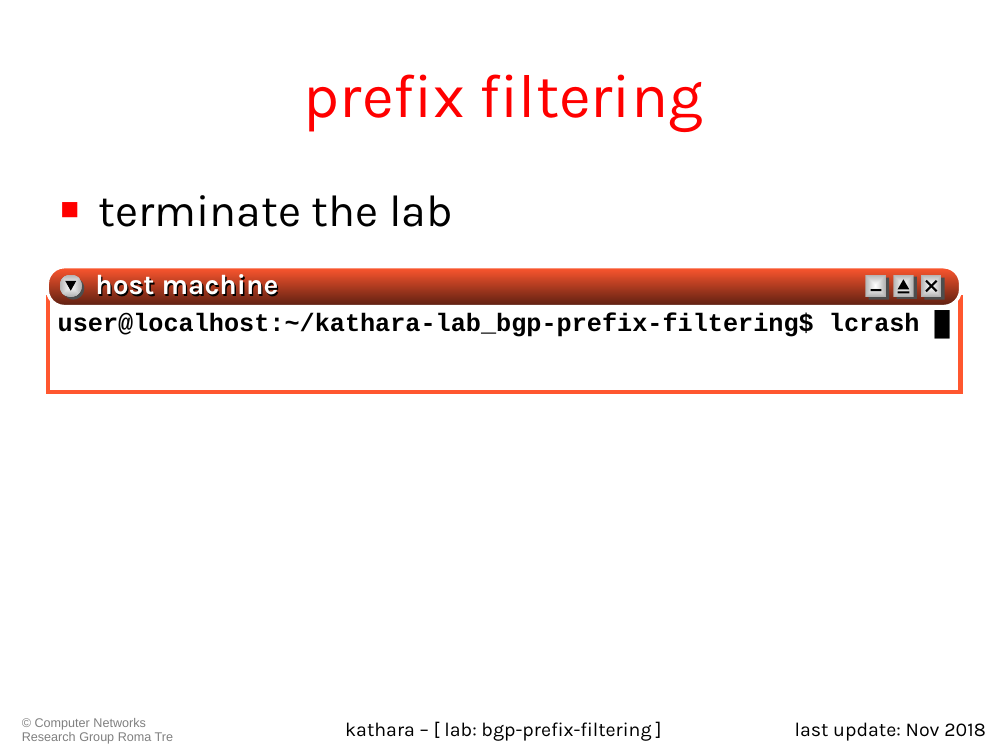
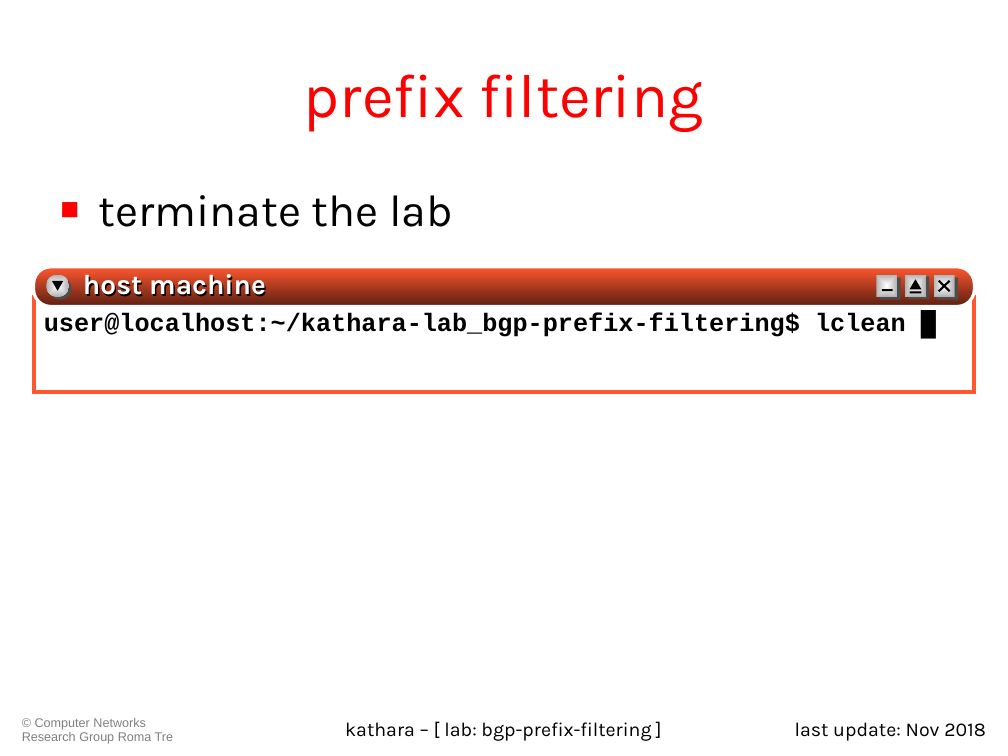
Before and after one commit to KatharaFramework/Kathara-Labs, a slide deck: slide 24 of Interdomain Routing/BGP Prefix Filtering/023-kathara-lab_bgp-prefix-filtering.ppt. Drawn at 1008x756 pixels with LibreOffice and Linux fonts; fonts in the diff are those of the drawing. Boxes give left, top, right and bottom in pixels: in the first picture for what was removed or moved away, otherwise in the second. Text is boxed around its words. In the diff, an @@ line names an element or a change of style, - is before the commit and + after.

Commit message:
Fixed some slides which still reports lcrash instead of lclean

```diff
--- a/Interdomain Routing/BGP Prefix Filtering/023-kathara-lab_bgp-prefix-filtering.ppt
+++ b/Interdomain Routing/BGP Prefix Filtering/023-kathara-lab_bgp-prefix-filtering.ppt
@@ rounded rectangle: place and size @@
-rounded rectangle at (47, 267, 961, 306)
+rounded rectangle at (33, 267, 974, 306)
@@ text "host machine": place and size @@
-text "host machine" at (95, 269, 279, 302)
+text "host machine" at (83, 269, 266, 302)
@@ rectangle "user@localhost:~/kathara-lab_bgp-prefix-filtering$ lclean █": place and size @@
-rectangle "user@localhost:~/kathara-lab_bgp-prefix-filtering$ lclean █" at (47, 297, 961, 393)
+rectangle "user@localhost:~/kathara-lab_bgp-prefix-filtering$ lclean █" at (34, 297, 975, 393)
@@ 2 ellipses, 1 triangle: place and size @@
-2 ellipses, 1 triangle at (59, 275, 85, 299)
+2 ellipses, 1 triangle at (46, 275, 72, 299)
@@ 6 rectangles, 4 lines, 1 triangle: place and size @@
-6 rectangles, 4 lines, 1 triangle at (866, 275, 944, 299)
+6 rectangles, 4 lines, 1 triangle at (876, 275, 958, 299)
@@ text in rectangle at (44, 312, 906, 337): text changed @@
-user@localhost:~/kathara-lab_bgp-prefix-filtering$ lcrash █
+user@localhost:~/kathara-lab_bgp-prefix-filtering$ lclean █
```
Also in this commit, not shown: 1 other slide changed, 10 other files.
